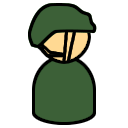
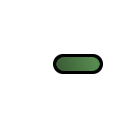
The second 128 × 128 image is a revision of the first. Changes to its layers:
added layer "Layer #3" above "Layer #2" over [53, 54, 103, 74]
hid "Layer #2", painted on it over [28, 3, 97, 64]
hid "Layer", painted on it over [37, 10, 91, 64]
hid "Layer #1", painted on it over [32, 55, 96, 125]
